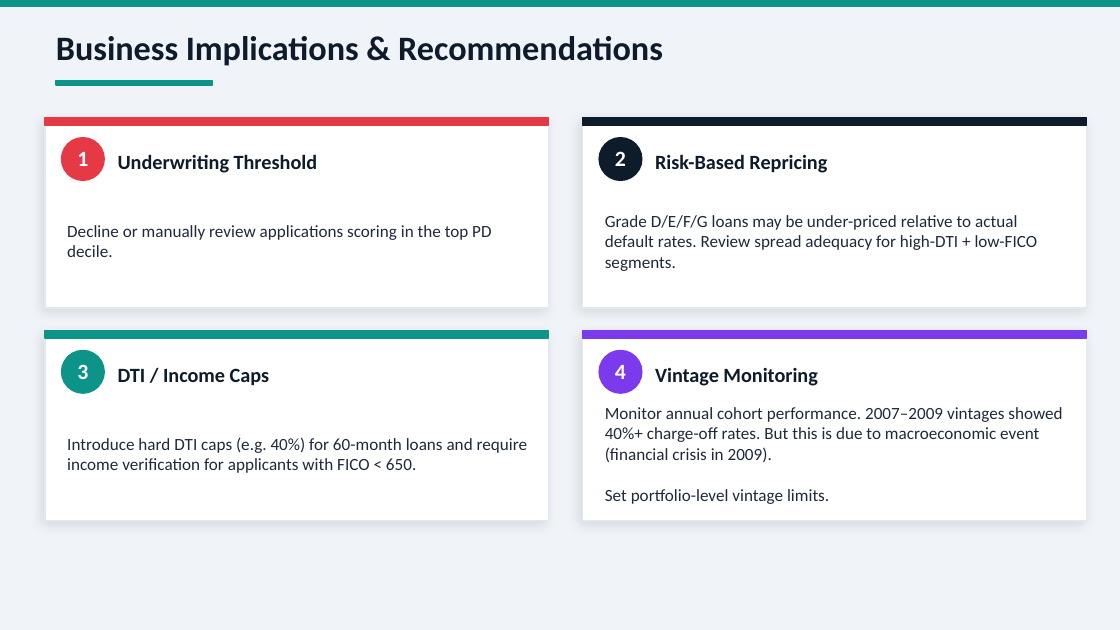
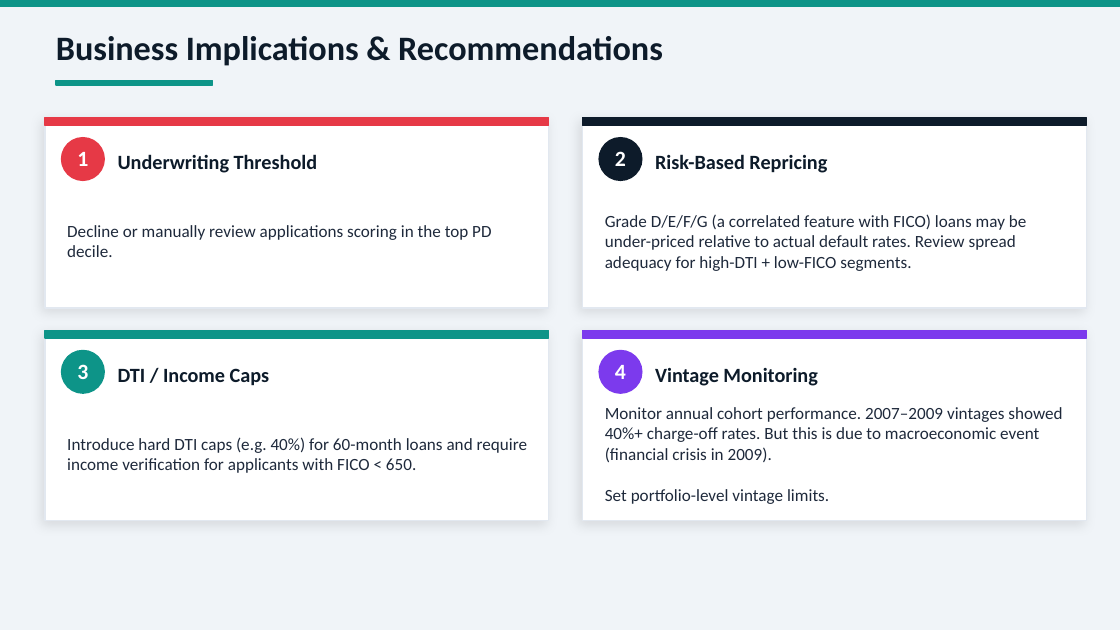
Before and after one commit to hxdong-genetics/Lending_Club_2007_2020_PD_Modeling, a slide deck: slide 8 of lending_club_pd_slides.pptx. Drawn at 1120x630 pixels with LibreOffice and Linux fonts; fonts in the diff are those of the drawing. Boxes give left, top, right and bottom in pixels: in the first picture for what was removed or moved away, otherwise in the second. Text is boxed around its words. In the diff, an @@ line names an element or a change of style, - is before the commit and + after.

```diff
--- a/lending_club_pd_slides.pptx
+++ b/lending_club_pd_slides.pptx
@@ text at (x1=605, y1=214, x2=1027, y2=271): text changed @@
-Grade D/E/F/G loans may be under-priced relative to actual default rates. Review spread adequacy for high-DTI + low-FICO segments.
+Grade D/E/F/G (a correlated feature with FICO) loans may be under-priced relative to actual default rates. Review spread adequacy for high-DTI + low-FICO segments.
```
Also in this commit, not shown: 4 other slides changed, 1 other file.
